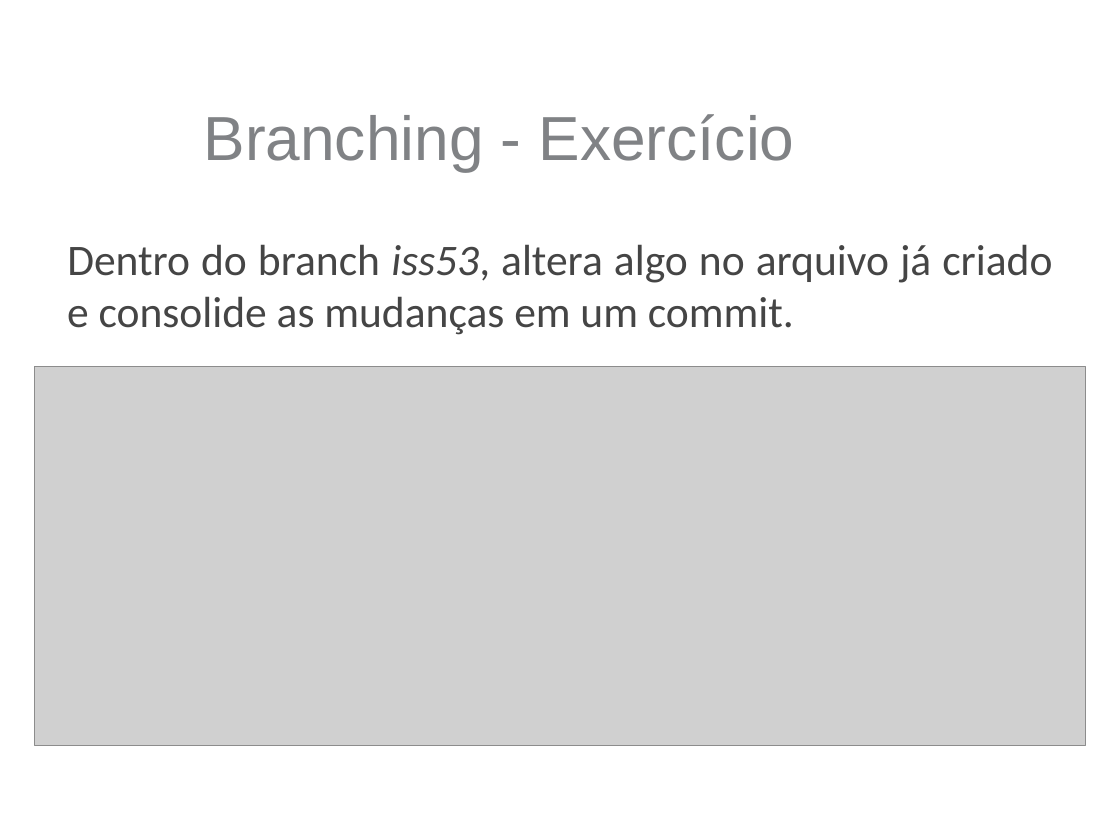
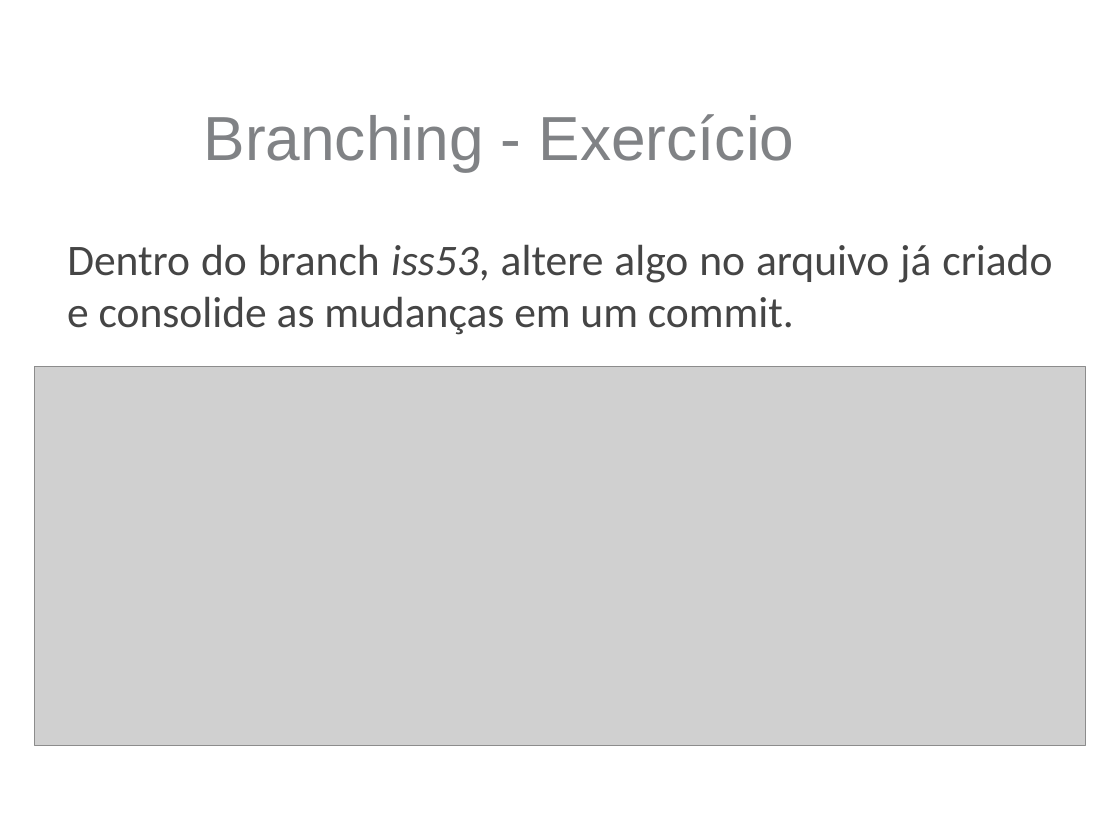
Before and after one commit to marcelocordeiro/Git-Minicurso, a slide deck: slide 55 of Slides.pptx (slide 54 before the commit). Drawn at 1120x840 pixels with LibreOffice and Linux fonts; fonts in the diff are those of the drawing; grey boxes stand for pictures; background and template pictures are left out. Boxes give left, top, right and bottom in pixels: in the first picture for what was removed or moved away, otherwise in the second. Text is boxed around its words. In the diff, an @@ line names an element or a change of style, - is before the commit and + after.

```diff
--- a/Slides.pptx
+++ b/Slides.pptx
@@ text at (x1=67, y1=244, x2=1052, y2=335): text changed @@
-Dentro do branch iss53, altera algo no arquivo já criado e consolide as mudanças em um commit.
+Dentro do branch iss53, altere algo no arquivo já criado e consolide as mudanças em um commit.
```
Also in this commit, not shown: 9 other slides changed, 1 slide added, 3 slides removed.
